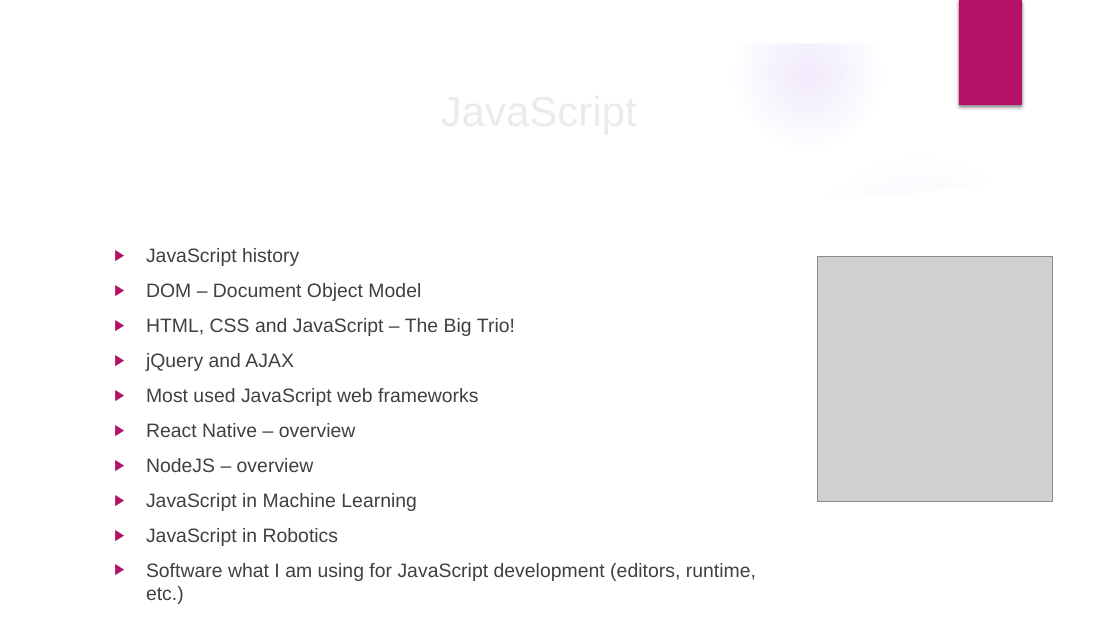
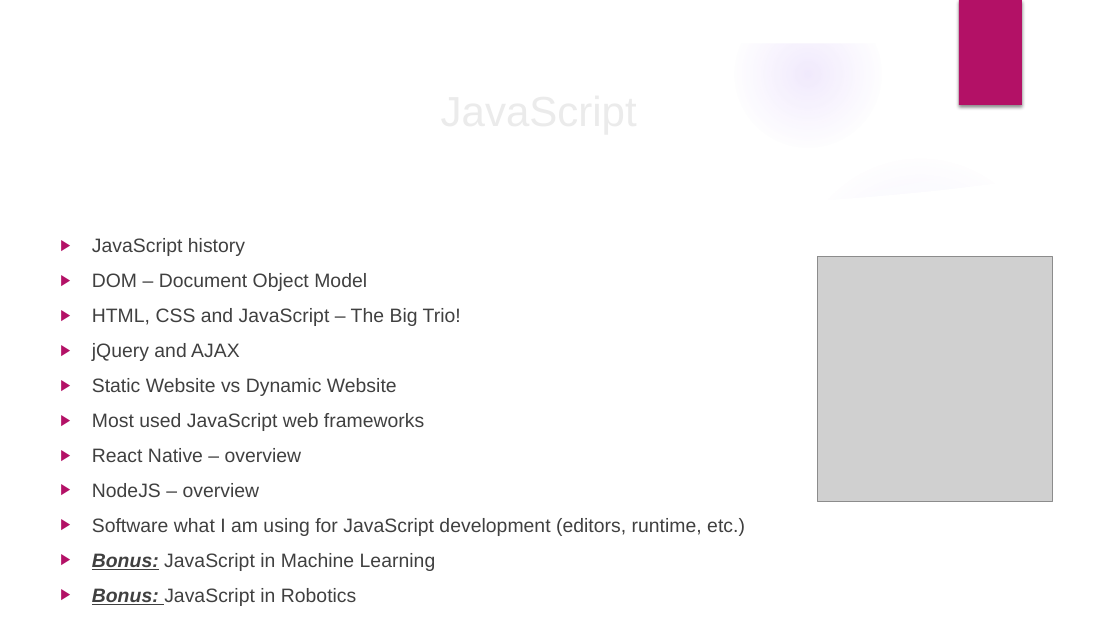
Before and after one commit to velizar92/TSK_Presentations, a slide deck: slide 1 of JS intro and overview.pptx. Drawn at 1120x630 pixels with LibreOffice and Linux fonts; fonts in the diff are those of the drawing; grey boxes stand for pictures; background and template pictures are left out. Boxes give left, top, right and bottom in pixels: in the first picture for what was removed or moved away, otherwise in the second. Text is boxed around its words. In the diff, an @@ line names an element or a change of style, - is before the commit and + after.

Commit message:
Added Static vs Dynamic website info + deletion of some nod needed slides

```diff
--- a/JS intro and overview.pptx
+++ b/JS intro and overview.pptx
@@ text "JavaScript history" moved from (x1=146, y1=248, x2=756, y2=581) to (x1=92, y1=238, x2=745, y2=606) @@
@@ text at (x1=92, y1=378, x2=397, y2=396): paragraph added @@
+▶ Static Website vs Dynamic Website
@@ text at (x1=146, y1=493, x2=417, y2=546): paragraphs removed @@
-▶ JavaScript in Machine Learning
-▶ JavaScript in Robotics
@@ text at (x1=92, y1=553, x2=436, y2=606): paragraphs added @@
+▶ Bonus: JavaScript in Machine Learning
+▶ Bonus: JavaScript in Robotics
```
Also in this commit, not shown: 2 other slides changed, 1 slide added.
